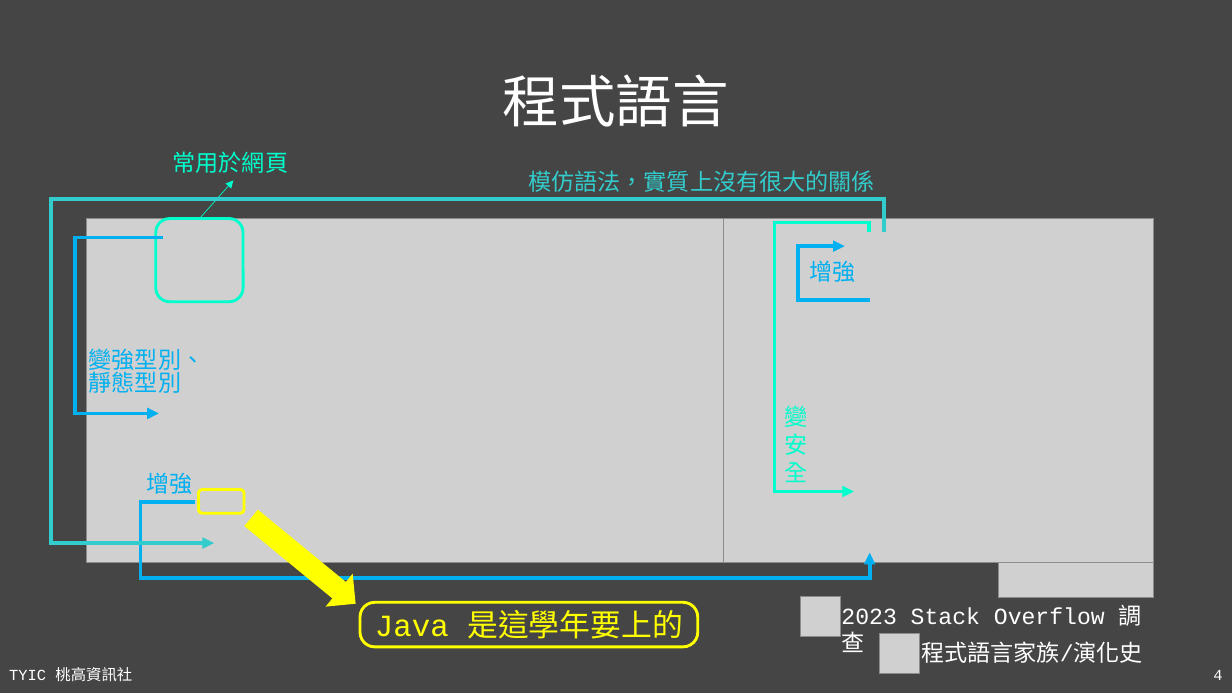
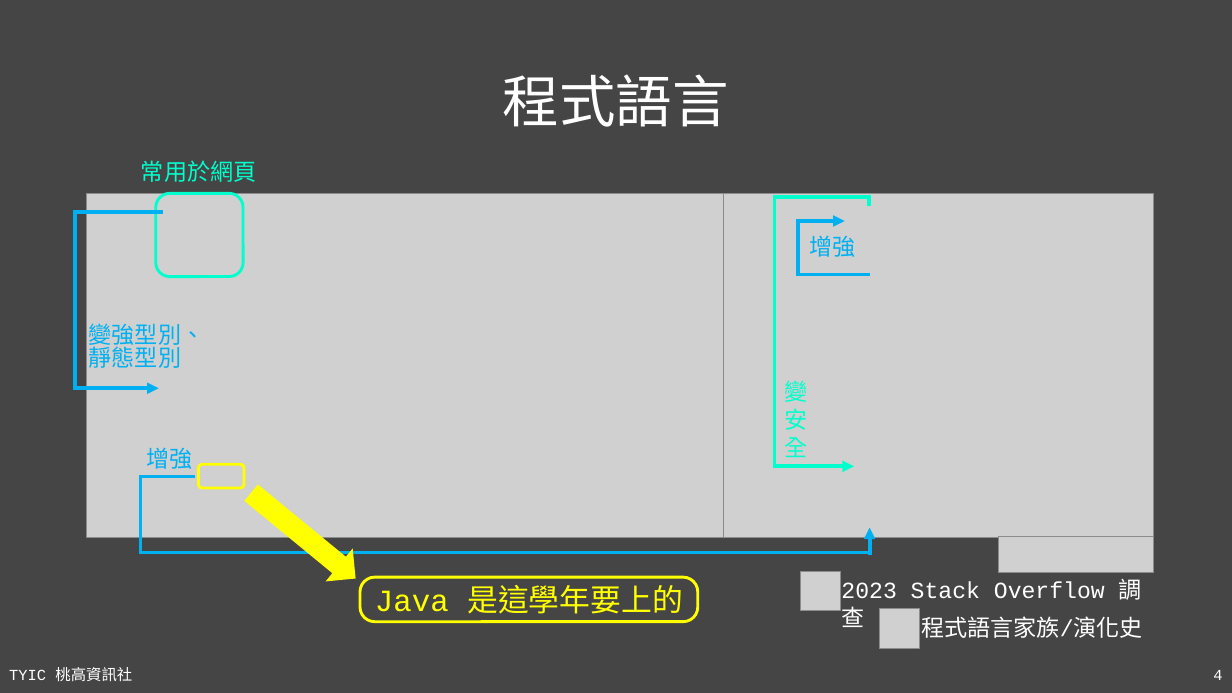
Before and after one commit to TYSHIC/slides, a slide deck: slide 4 of ppt/02_程式語言簡介.pptx. Drawn at 1232x693 pixels with LibreOffice and Linux fonts; fonts in the diff are those of the drawing; grey boxes stand for pictures. Boxes give left, top, right and bottom in pixels: in the first picture for what was removed or moved away, otherwise in the second. Text is boxed around its words. In the diff, an @@ line names an element or a change of style, - is before the commit and + after.

```diff
--- a/ppt/02_程式語言簡介.pptx
+++ b/ppt/02_程式語言簡介.pptx
@@ text "常用於網頁": place and size @@
-text "常用於網頁" at [173,151,288,173]
+text "常用於網頁" at [141,160,256,182]
@@ group removed at [49,170,886,545]: 3 lines, 2 arrows, 1 text @@
-模仿語法，實質上沒有很大的關係
@@ 10 lines, 6 texts, 5 pictures, 4 arrows, 3 rounded rectangles, 1 down arrow: place and size @@
-10 lines, 6 texts, 5 pictures, 4 arrows, 3 rounded rectangles, 1 down arrow at [73,219,1154,674]
+10 lines, 6 texts, 5 pictures, 4 arrows, 3 rounded rectangles, 1 down arrow at [73,193,1154,649]
```
Also in this commit, not shown: 5 other files.
